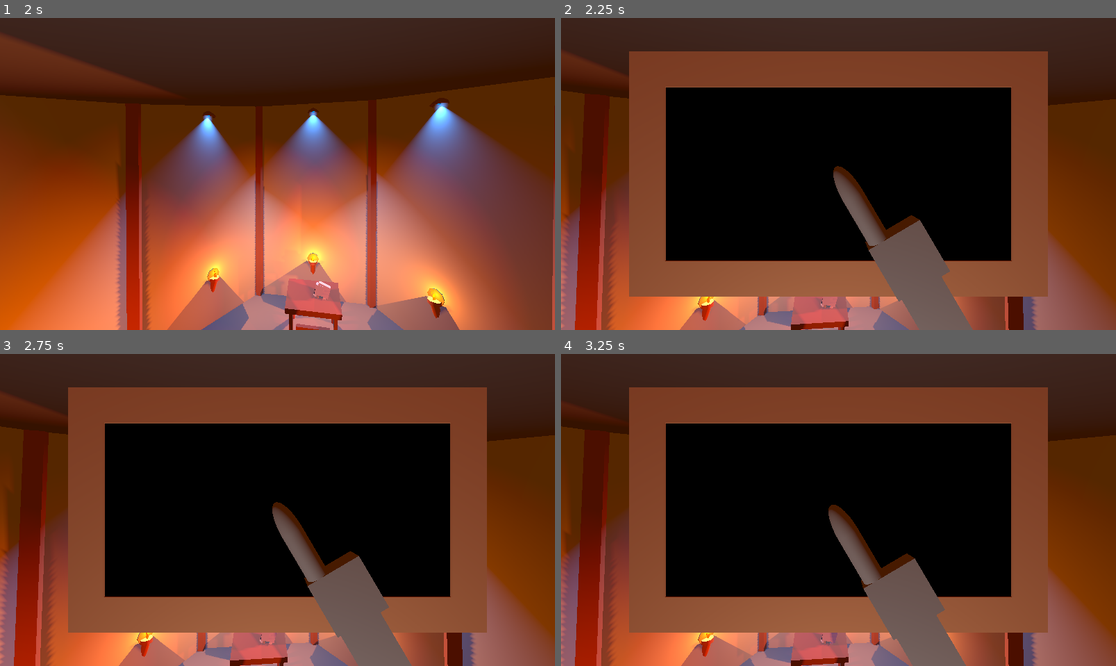
Above: before the commit, frames 1-4 (two rows, left to right).
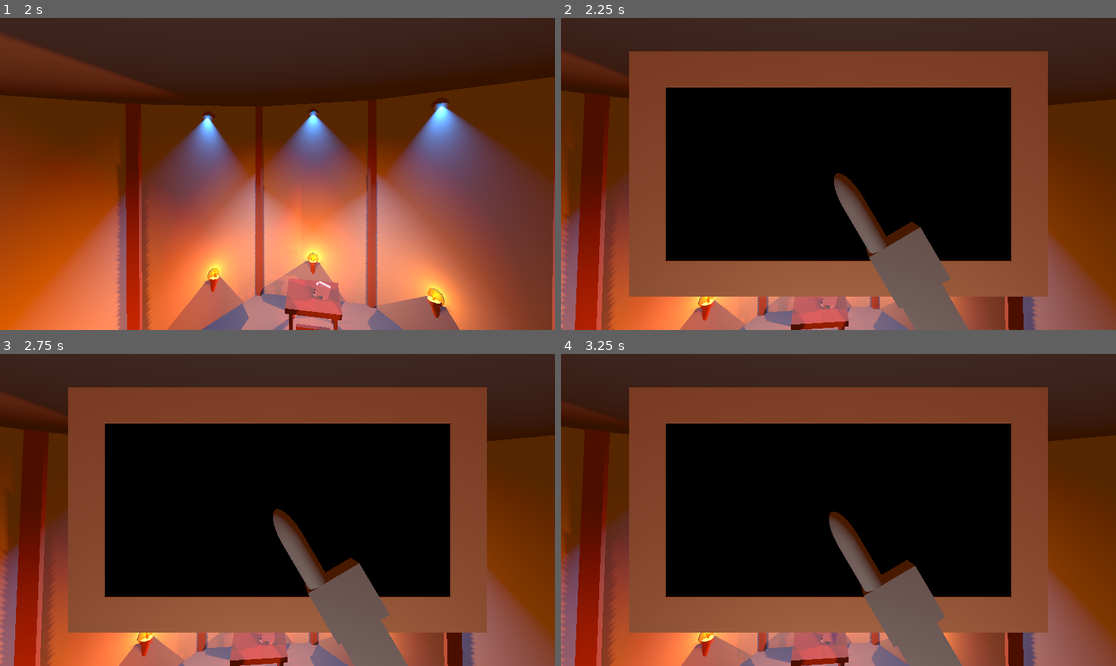
Above: after the commit, the same moments.

Repository: Tchetchouille/ijo-musi
Game: Godot game, scene res://Scenes/SystemsAndManagers/main.tscn
The game is run twice, just before and just after one commit, with the same random seed, the same clock (stepped at 60 frames per second) and the same inputs.
Inputs (mouse positions are in pixels of both pictures, inside the frame that each line leads up to):
- Up to frame 1 (2 s): move the mouse to (305, 174) at 0.52 s; press the mouse at (305, 174) at 0.53 s; hold Space (fly_up) from 0.53 s (still down); move the mouse to (249, 174) at 1.27 s; release the mouse at (249, 174) at 1.28 s; click (249, 174) at 1.35 s
- Up to frame 2 (2.25 s): keep holding Space (fly_up); move the mouse to (849, 167) at 2.02 s; hold Right mouse button (secondary_action) from 2.03 s (still down)
- Up to frame 3 (2.75 s): keep holding Space (fly_up); keep holding Right mouse button (secondary_action); click (288, 503) at 2.3 s
- Up to frame 4 (3.25 s): keep holding Space (fly_up); move the mouse to (832, 516) at 2.77 s; release Right mouse button (secondary_action) at 2.78 s; click (832, 516) at 2.85 s

Frame 1 is identical in both runs. In frame 2, 1.3% of the frame differs, in the area x 49-75%, y 47-100%; in frame 3, 1.3%; in frame 4, 1.3%.

Commit message:
implemented object detection when clicking on ilo toki's screen
Clicking on ilo toki's screen now returns the clicked object.

Diff:
--- a/Godot Project/Actual ijo musi Project/actual-ijo-musi-project/Scenes/SystemsAndManagers/player_character.tscn
+++ b/Godot Project/Actual ijo musi Project/actual-ijo-musi-project/Scenes/SystemsAndManagers/player_character.tscn
@@ -60,16 +60,8 @@
 fov = 40.0
 script = ExtResource("3_76q7t")
 
-[node name="LocalReference" type="Node3D" parent="CameraController/CharacterCamera/ToolViewport/ToolCamera"]
-
-[node name="X" type="Marker3D" parent="CameraController/CharacterCamera/ToolViewport/ToolCamera/LocalReference"]
-transform = Transform3D(1, 0, 0, 0, 1, 0, 0, 0, 1, 1, 0, 0)
-
-[node name="Y" type="Marker3D" parent="CameraController/CharacterCamera/ToolViewport/ToolCamera/LocalReference"]
-transform = Transform3D(1, 0, 0, 0, 1, 0, 0, 0, 1, 0, 1, 0)
-
-[node name="Z" type="Marker3D" parent="CameraController/CharacterCamera/ToolViewport/ToolCamera/LocalReference"]
-transform = Transform3D(1, 0, 0, 0, 1, 0, 0, 0, 1, 0, 0, 1)
+[node name="Tool_Camera_Front" type="Node3D" parent="CameraController/CharacterCamera/ToolViewport/ToolCamera"]
+transform = Transform3D(1, 0, 0, 0, 1, 0, 0, 0, 1, 0, 0, -1)
 
 [node name="TorchTest" type="OmniLight3D" parent="CameraController/CharacterCamera"]
 transform = Transform3D(1, 0, 0, 0, 1, 0, 0, 0, 1, 0, -0.391102, 0)
@@ -166,7 +158,7 @@
 transform = Transform3D(1, 0, 0, 0, 1, 0, 0, 0, 1, 0, 0, 0.115793)
 
 [node name="Model" type="Node3D" parent="CameraController/CharacterCamera/ToolController/Hand"]
-transform = Transform3D(0.861514, -0.507734, 0, 0.507734, 0.861514, 0, 0, 0, 1, 0.028063, -0.0452536, 0)
+transform = Transform3D(0.861514, -0.507734, 0, 0.507734, 0.861514, 0, 0, 0, 1, 0.0284569, -0.0514013, 0)
 
 [node name="StaticBody3D" type="MeshInstance3D" parent="CameraController/CharacterCamera/ToolController/Hand/Model"]
 transform = Transform3D(0.02, 0, 0, 0, 0.06, 0, 0, 0, 0.02, 0, 0, 0)
--- a/Godot Project/Actual ijo musi Project/actual-ijo-musi-project/Scenes/SystemsAndManagers/tool_screen.gd
+++ b/Godot Project/Actual ijo musi Project/actual-ijo-musi-project/Scenes/SystemsAndManagers/tool_screen.gd
@@ -4,7 +4,7 @@
 @onready var main_cam : Camera3D = $"../../../.."
 @onready var tool_cam : Camera3D = $"../../../../ToolViewport/ToolCamera"
 @onready var hand : Node3D = $"../../../Hand"
-@onready var local_ref : Node3D = $"../../../../ToolViewport/ToolCamera/LocalReference"
+@onready var tool_cam_front : Node3D = $"../../../../ToolViewport/ToolCamera/Tool_Camera_Front"
 
 var ray_length = 1000
 
@@ -20,30 +20,13 @@
 		ray_to_screen.collide_with_bodies = false
 		var point_on_screen = get_world_3d().direct_space_state.intersect_ray(ray_to_screen)
 		if not point_on_screen.is_empty():
-			var old_vector = point_on_screen["position"] - tool_cam.global_position
-
-			# project vector on the coordinates of the "screen space"
-			# since I have defined local_ref to have coordinates vectors of norm 1, the formula is simple:
-			var new_x = old_vector.dot(local_ref.get_child(0).global_position - tool_cam.global_position)
-			var new_y = old_vector.dot(local_ref.get_child(1).global_position - tool_cam.global_position)
-			var new_z = old_vector.dot(local_ref.get_child(2).global_position - tool_cam.global_position)
-			# Then I can apply my transformation to these new vectors
-			var fov_ratio = main_cam.fov / tool_cam.fov
-			new_x = new_x * fov_ratio
-			new_y = new_y * fov_ratio
-			# And finally use them to calculate the new vector
-			var new_vector = Vector3(new_x, new_y, new_z)
-
-			# And now we can finally cast a ray from the tool to see if there is an object on its path
+			# ray properties
 			var ray_to_obj_start = tool_cam.global_position
-			var ray_to_obj_direction = (ray_to_obj_start + new_vector).normalized()
-			var ray_to_obj_end = ray_to_obj_direction * ray_length
+			var ray_to_obj_direction = point_on_screen["position"] + (tool_cam_front.global_position - ray_to_obj_start) * 0.45 - ray_to_obj_start
+			var ray_to_obj_end = ray_to_obj_start + ray_to_obj_direction * 100
+			# actually shooting the ray
 			var ray_to_obj = PhysicsRayQueryParameters3D.create(ray_to_obj_start, ray_to_obj_end)
-			ray_to_obj.collide_with_areas = false
-			ray_to_obj.collide_with_bodies = true
-			var hit = get_world_3d().direct_space_state.intersect_ray(ray_to_obj)
-			# debug
-			var test_scene = load("res://Scenes/Objects/Furniture/basic_lamp.tscn")
-			var instance = test_scene.instantiate()
-			$"../../../../../../..".add_child(instance)
-			instance.global_position = ray_to_obj_direction
+			ray_to_screen.collide_with_areas = false
+			ray_to_screen.collide_with_bodies = true
+			var obj = get_world_3d().direct_space_state.intersect_ray(ray_to_obj)
+			print(obj)
